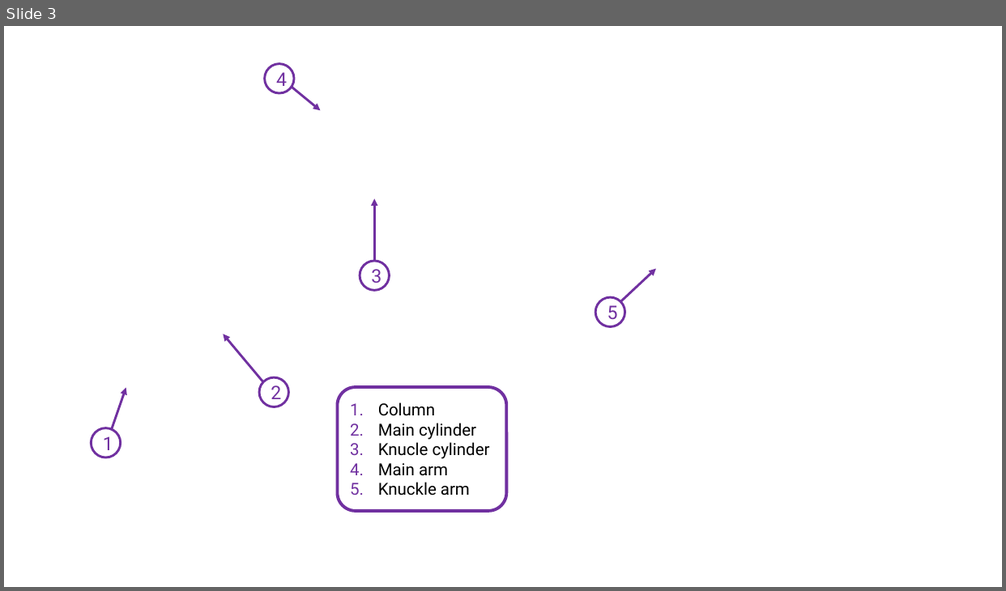
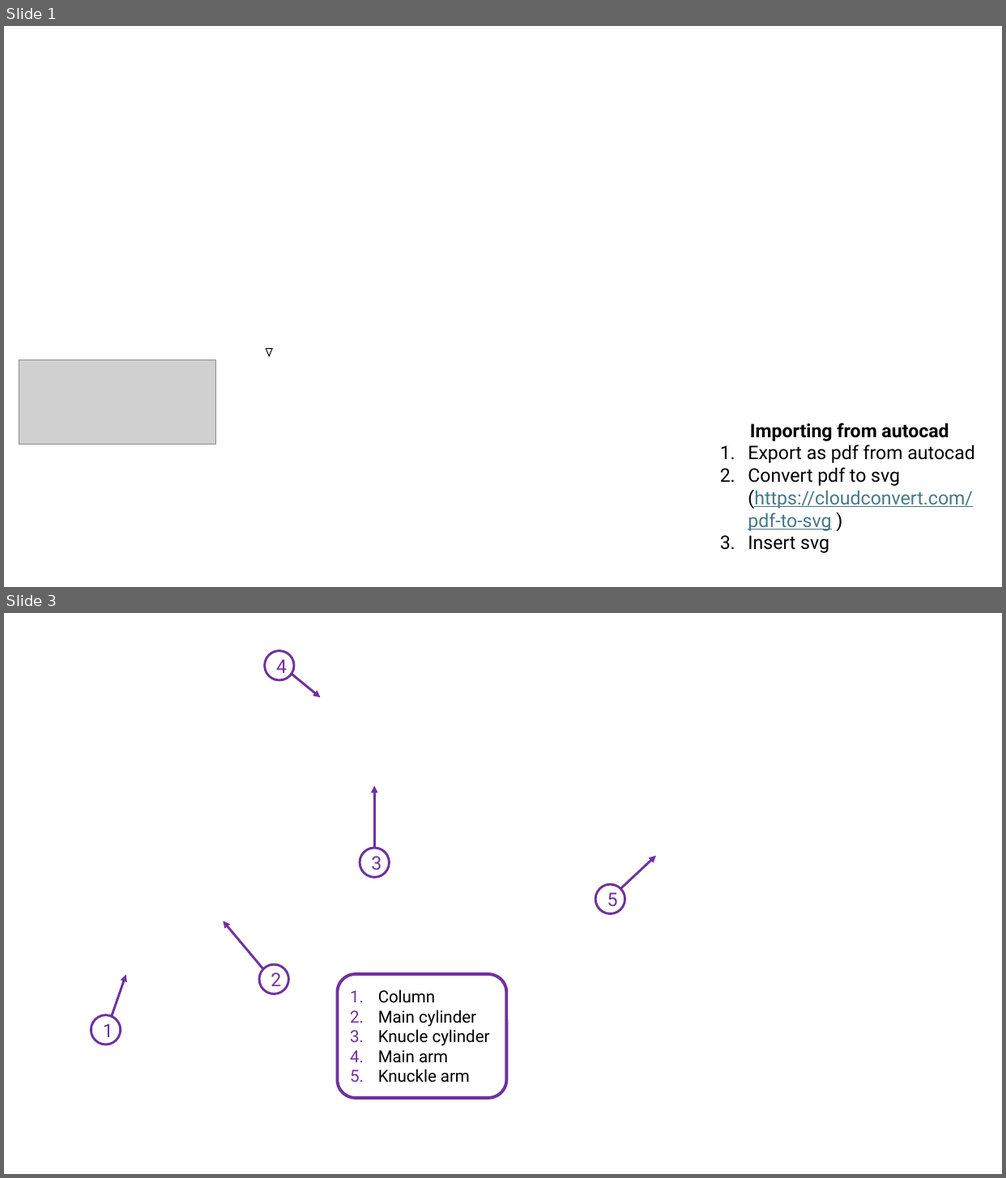
Before and after one commit to emilah-png/Bachelor, a slide deck: Hydraulic drawing/redcrane_anotator.pptx. Shown one above the other, each under a label of ours: slide 3 before the commit, slides 1 and 3 after it; the slides between them are not shown. The pictures are 1006x591 and 1006x1178 pixels, drawn with LibreOffice and Linux fonts; fonts in the diff are those of the drawing; grey boxes stand for pictures; background and template pictures are left out. Boxes give left, top, right and bottom in pixels: in the first picture for what was removed or moved away, otherwise in the second. Text is boxed around its words. In the diff, an @@ line names an element or a change of style, - is before the commit and + after.

```diff
--- a/Hydraulic drawing/redcrane_anotator.pptx
+++ b/Hydraulic drawing/redcrane_anotator.pptx
@@ slide 1 added at bbox=[4, 26, 1002, 587], background picture (left out) @@
@@ picture added at bbox=[19, 361, 216, 446] @@
@@ triangle added at bbox=[266, 348, 273, 356], fill #FFFFFF, outline #000000 0.75 pt @@
@@ text added at bbox=[748, 423, 974, 553], 18 pt, text #000000 @@
+Importing from autocad
+1. Export as pdf from autocad
+2. Convert pdf to svg (https://cloudconvert.com/pdf-to-svg )
+3. Insert svg
```
Also in this commit, not shown: 1 slide changed, 2 other slides added, 2 slides removed, 4 other files.
